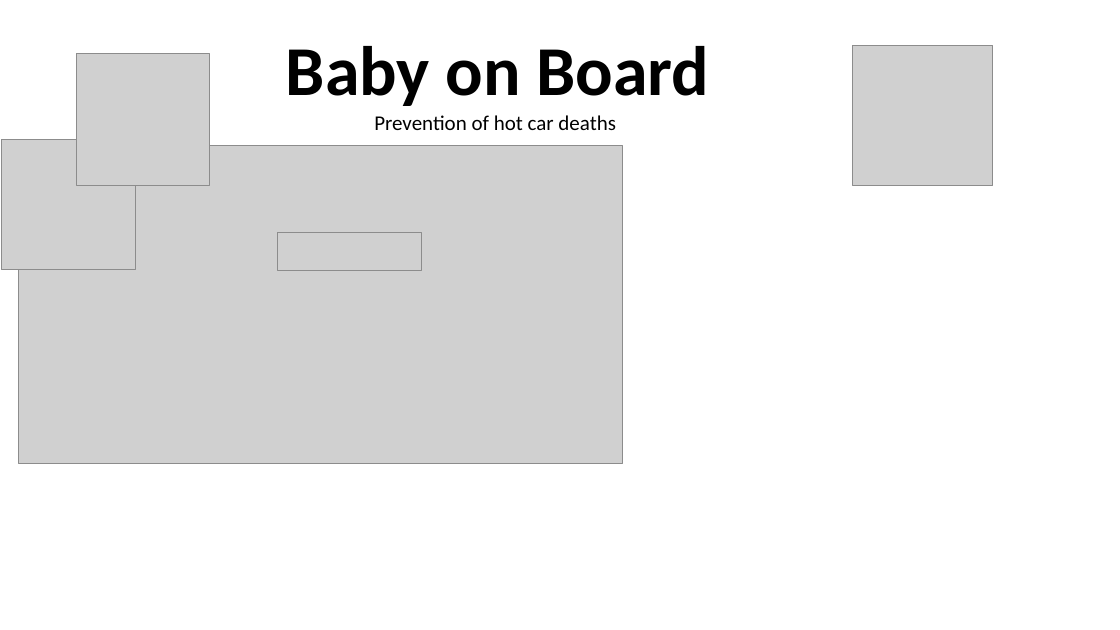
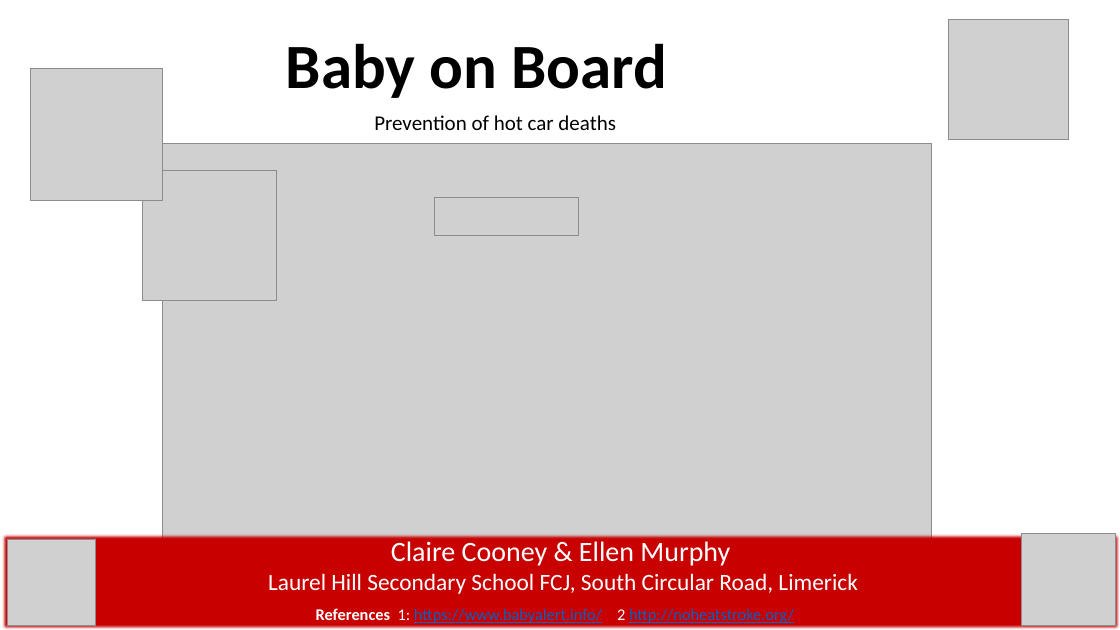
Before and after one commit to tommurphy73/Young-Scientist, a slide deck: slide 1 of Young Scientist software/Labels/BOB Label.pptx. Drawn at 1120x630 pixels with LibreOffice and Linux fonts; fonts in the diff are those of the drawing; grey boxes stand for pictures. Boxes give left, top, right and bottom in pixels: in the first picture for what was removed or moved away, otherwise in the second. Text is boxed around its words. In the diff, an @@ line names an element or a change of style, - is before the commit and + after.

```diff
--- a/Young Scientist software/Labels/BOB Label.pptx
+++ b/Young Scientist software/Labels/BOB Label.pptx
@@ text "Baby on Board" at (286,43,668,98): size 60 to 54 pt @@
@@ picture: place and size @@
-picture at (853,45,993,186)
+picture at (949,19,1069,139)
@@ picture: place and size @@
-picture at (76,54,209,187)
+picture at (30,69,163,202)
@@ picture: place and size @@
-picture at (18,146,623,464)
+picture at (163,144,932,547)
@@ picture: place and size @@
-picture at (2,139,136,270)
+picture at (142,171,276,301)
@@ picture: place and size @@
-picture at (278,232,423,270)
+picture at (434,197,579,235)
@@ rectangle added at (2,534,1120,630), fill #C80000, 20 pt, text #FFFFFF @@
+Claire Cooney & Ellen Murphy
+Laurel Hill Secondary School FCJ, South Circular Road, Limerick
@@ picture added at (8,539,96,626) @@
@@ picture added at (1022,534,1116,626) @@
@@ text added at (316,608,794,623), 14 pt, text #0563C1, underline @@
+References 1: https://www.babyalert.info/ 2 http://noheatstroke.org/
```
